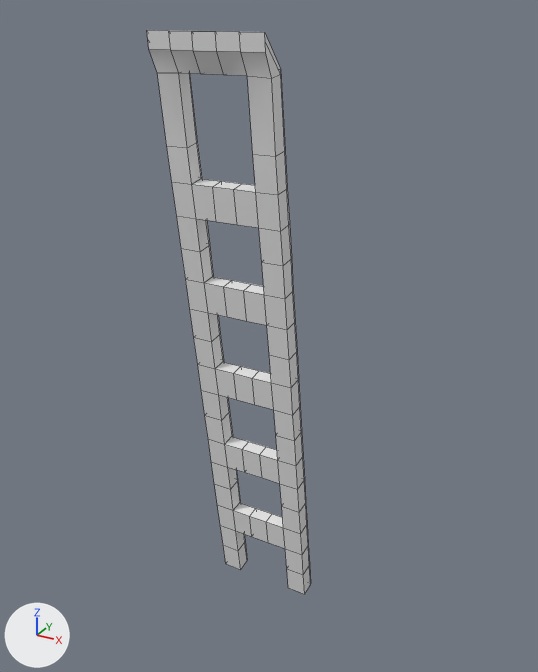
An edit to the FBX model CandificationV2/Assets/Meshes/library_ladder.fbx, drawn before and after from the same camera.
Before and after are seen from a 50 mm lens placed at (0.0003, -0.1113, 0.0615), pointed at (-0.0311, -0.0543, 0.033). Arrows for +X, +Y and +Z are at lower left; the lights stay in place. Mesh edges are drawn as thin lines.

Names of what the first picture shows: 'pasted__pasted__pasted__Ladder1'.
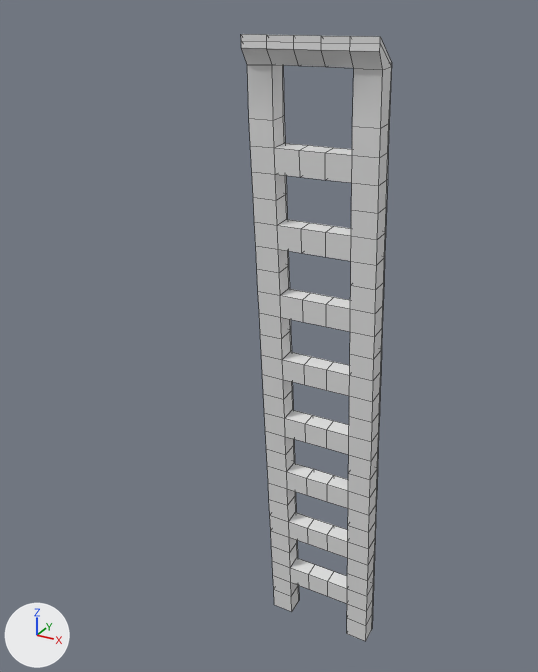
Location of each change, [x1, y1, x2, y2] in pixels of the pictures (538 x 672 px):
'pasted__pasted__pasted__Ladder1', reshaped, moved, turned, rescaled: before [147, 30, 311, 594]; after [241, 34, 392, 641]
part 1 of me_mesh, built on: before [147, 30, 266, 53]; after [241, 34, 380, 641]

The edits, one by one:
me_mesh is used by ob_pasted__pasted__pasted__ladder1; location (-0.0335, -0.0523, 0.0143); rotation (1.715, 0.0, 0.0), in degrees (98, 0, 0); scale (0.0107, 0.0867, 0.0014).
me_mesh had 276 vertices, 279 faces and spanned x -0.5..0.5, y -0.17..0.53, z -0.68..0.87.
me_mesh now has 412 vertices, 423 faces and spans x -0.5..0.5, y -0.5..0.53, z -0.68..0.87.
Part 1, on me_mesh:
5 faces are deleted.
38 vertices are added at x -0.5..0.5, y -0.46..0.53, z -0.64..0.84.
12 new vertices lie (0.0, -0.04, 0.0) away from vertices in x -0.5..0.5, y -0.2, z -0.64..0.5.
12 new vertices lie (0.0, -0.04, 0.0) away from vertices in x -0.5..0.5, y -0.24, z -0.64..0.5.
12 new vertices lie (0.0, -0.04, 0.0) away from vertices in x -0.5..0.5, y -0.31, z -0.64..0.5.
12 new vertices lie (0.0, -0.04, 0.0) away from vertices in x -0.5..0.5, y -0.35, z -0.64..0.5.
12 new vertices lie (0.0, -0.04, 0.0) away from vertices in x -0.5..0.5, y -0.39, z -0.64..0.5.
13 new vertices lie (0.2, 0.0, 0.0) away from vertices in x -0.5..-0.3, y -0.43..0.53, z -0.5..0.84.
13 new vertices lie (0.2, 0.0, 0.0) away from vertices in x -0.3..-0.1, y -0.43..0.53, z -0.5..0.84.
12 new vertices lie (0.0, -0.04, 0.01) away from vertices in x -0.5..0.5, y -0.46, z -0.64..0.5.
149 new faces join them.
Object 'pasted__pasted__pasted__Ladder1' (ob_pasted__pasted__pasted__ladder1) moves from (-0.0335, -0.0523, 0.0143) to (-0.0249, -0.0558, 0.0291).
Object 'pasted__pasted__pasted__Ladder1' (ob_pasted__pasted__pasted__ladder1) turns from (98, 0, 0) to (95, 0, 0) degrees about x, y and z.
Object 'pasted__pasted__pasted__Ladder1' (ob_pasted__pasted__pasted__ladder1) is rescaled from (0.0107, 0.0867, 0.0014) to (0.011, 0.0578, 0.00158).
